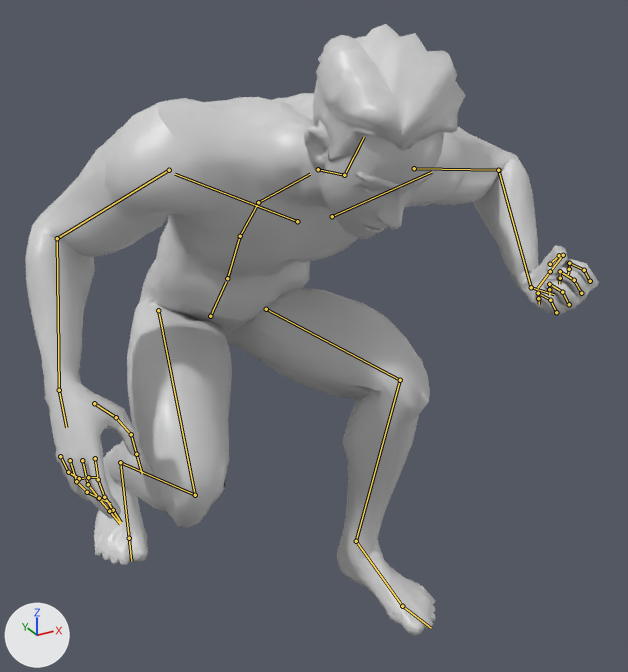
The glTF model assets/models/character/guardian.glb: old version first, new version second.
Rendered twice from a camera (50 mm lens) standing at (-0.578, -1.271, 1.246) and looking at (0.136, 0.028, 0.596). The lights are fixed; the arrows at lower left show +X, +Y and +Z. The older version comes first. Both versions are drawn at frame 11 of the action 'BowCrouch'; the numbers are the values there. The bones that change, and the others that lie on the model, are drawn over the model as lines.

Objects in the first picture: 'StoneGuardian'.
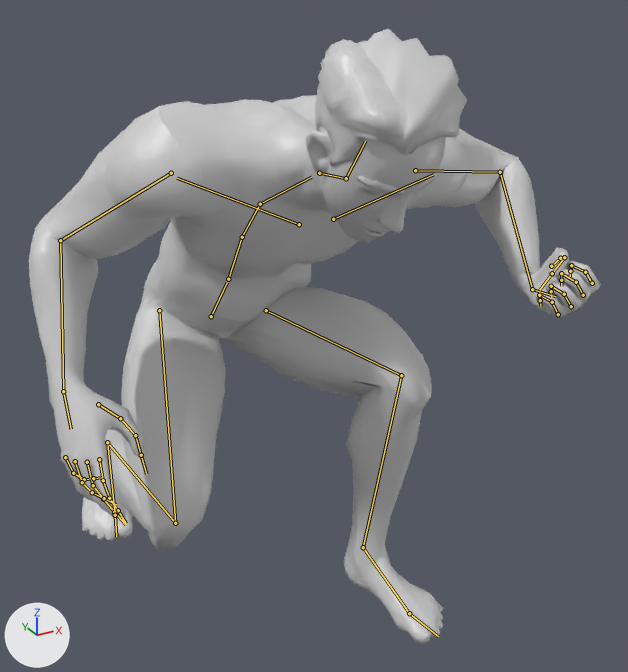
What the commit changed:
Bone 'pelvis' (bone_pelvis) moves from (0.036, -0.438, -0.123) to (0.037, -0.44, -0.123).
Bone 'pelvis' (bone_pelvis) turns from (19, -7, -7) to (19, -7, -8) degrees about its own x, y and z.
Bone 'spine_02' (bone_spine_02) turns from (29, 2, 7) to (29, 1, 8) degrees about its own x, y and z.
Bone 'thigh_l' (bone_thigh_l) turns from (-108, -16, -12) to (-110, -17, -12) degrees about its own x, y and z.
Bone 'calf_l' (bone_calf_l) turns from (103, -4, 0) to (101, -4, 0) degrees about its own x, y and z.
Bone 'foot_l' (bone_foot_l) turns from (-12, -4, 0) to (-8, -3, 0) degrees about its own x, y and z.
Bone 'thigh_r' (bone_thigh_r) turns from (-82, 3, 3) to (-67, 3, 4) degrees about its own x, y and z.
Bone 'calf_r' (bone_calf_r) turns from (125, -4, 0) to (122, -4, 0) degrees about its own x, y and z.
Bone 'foot_r' (bone_foot_r) turns from (-35, 10, -16) to (-43, 8, -19) degrees about its own x, y and z.

Pixel boxes (x1, y1, x2, y2) of what changed, in the pictures (628 x 672 px):
'StoneGuardian', posed: before (25, 24, 599, 636); after (29, 29, 601, 644)
bone 'pelvis', root to tip: before (210, 316) to (226, 282); after (211, 316) to (227, 282)
bone 'spine_02', root to tip: before (240, 236) to (258, 202); after (242, 237) to (260, 204)
bone 'thigh_l', root to tip: before (266, 309) to (400, 380); after (266, 310) to (401, 375)
bone 'calf_l', root to tip: before (400, 380) to (356, 541); after (401, 375) to (363, 547)
bone 'foot_l', root to tip: before (356, 541) to (402, 606); after (363, 547) to (409, 613)
bone 'thigh_r', root to tip: before (158, 310) to (195, 495); after (159, 310) to (175, 523)
bone 'calf_r', root to tip: before (195, 495) to (120, 462); after (175, 523) to (107, 442)
bone 'foot_r', root to tip: before (120, 462) to (129, 538); after (107, 442) to (115, 515)
